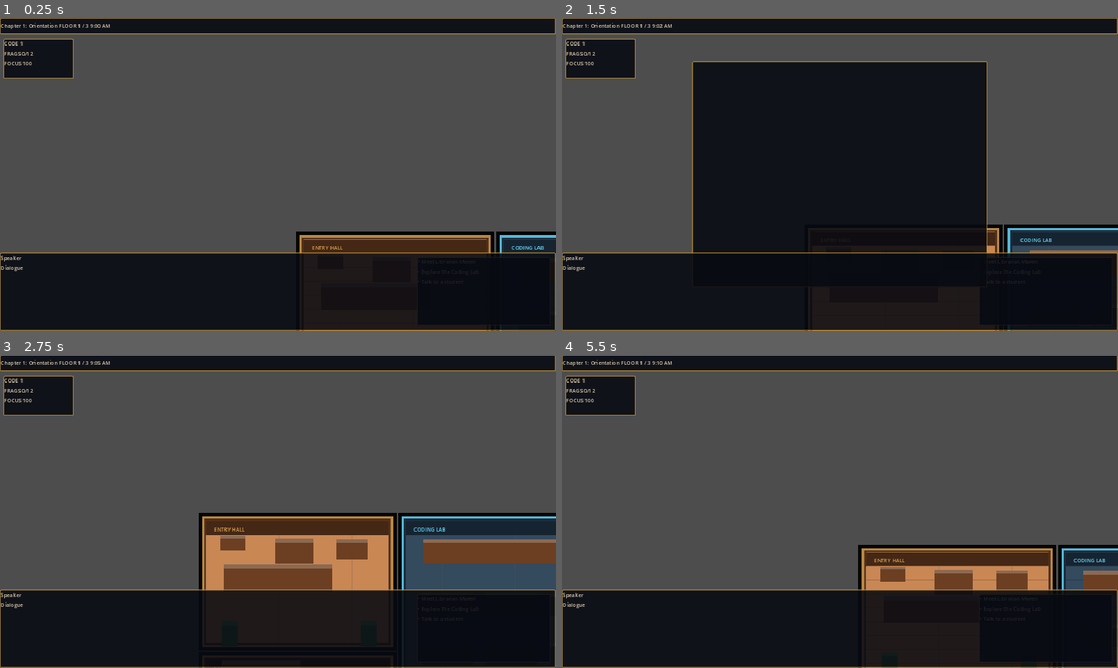
Above: before the commit, frames 1-4 (two rows, left to right).
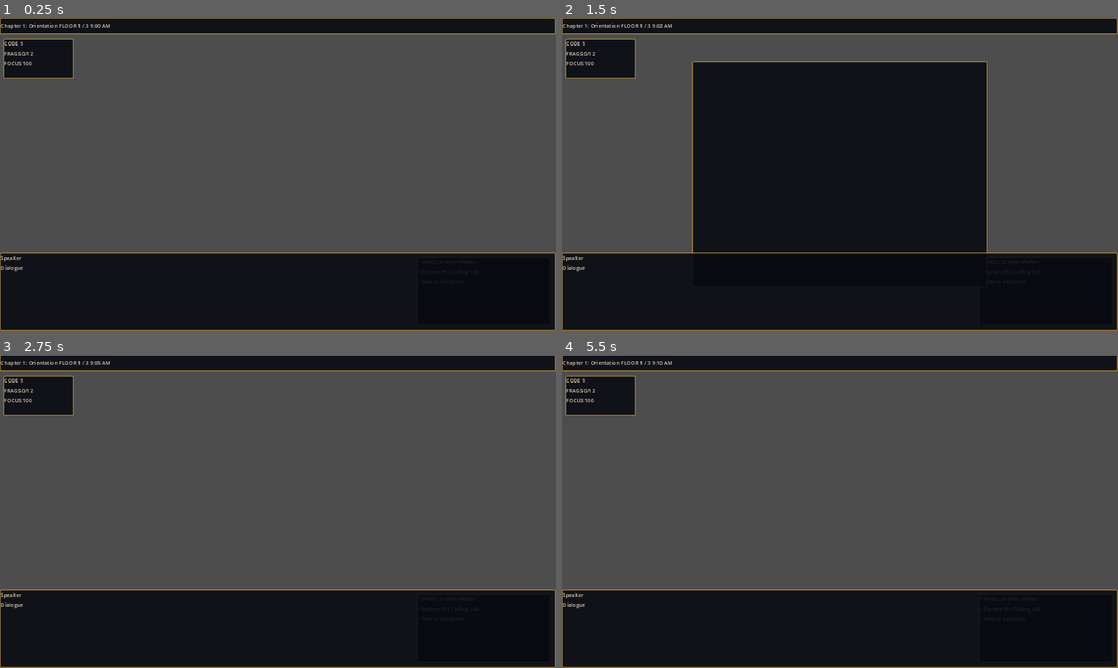
Above: after the commit, the same moments.

Repository: Cryddd/Harrow-Library
Game: Godot game, scene res://scenes/Main.tscn
Two runs of this game, one before a commit and one after it. Both use one fixed random seed, a clock stepped at 60 frames per second and the inputs below.
Inputs:
- Up to frame 1 (0.25 s): no input
- Up to frame 2 (1.5 s): tap Enter at 0.5 s; hold D (move_right) 0.53-1.28 s; hold Tab (files) 0.53-1.28 s; hold S (move_down) from 1.28 s (still down); tap E (interact) at 1.35 s
- Up to frame 3 (2.75 s): release S (move_down) at 2.03 s; hold D (move_right) from 2.03 s (still down); hold Tab (files) from 2.03 s (still down)
- Up to frame 4 (5.5 s): release D (move_right) at 2.78 s; release Tab (files) at 2.78 s; hold W (move_up) 2.78-3.53 s; tap E (interact) at 2.85, 4.35 s; hold Tab (files) 3.53-4.28 s; hold A (move_left) 3.53-5.03 s; hold S (move_down) from 5.03 s (still down); hold Tab (files) from 5.03 s (still down)

The runs differ from the first frame. In frame 1, 3.2% of the frame differs, in the area x 53-100%, y 68-100%; in frame 2, 2.2%; in frame 3, 16%, in the area x 35-100%, y 50-100%; in frame 4, 6.7%.
Error after the commit: Parse Error: Function "_draw_rug()" not found in base self. (res://scripts/world/FloorBase.gd:85)

Commit message:
PHASE 2: s1

Diff:
--- a/scripts/world/EnvironmentCatalog.gd
+++ b/scripts/world/EnvironmentCatalog.gd
@@ -39,14 +39,26 @@
 				_prop("digital_directory", Rect2(360, 192, 72, 46), "screen"),
 				_prop("university_emblem", Rect2(218, 190, 88, 58), "display"),
 				_prop("trophy_case", Rect2(92, 184, 58, 34), "glass"),
+				_prop("entry_banner", Rect2(126, 166, 232, 24), "banner"),
+				_prop("visitor_bench", Rect2(110, 350, 120, 30), "bench"),
+				_prop("campus_kiosk", Rect2(384, 280, 46, 74), "kiosk"),
+				_prop("recycling_bin", Rect2(390, 360, 26, 30), "bin"),
 				_prop("plant", Rect2(96, 380, 36, 58), "plant"),
 				_prop("plant", Rect2(416, 380, 36, 58), "plant"),
+				_prop("sun_window_a", Rect2(378, 192, 62, 42), "window"),
+				_prop("wall_lamp_entry_a", Rect2(86, 176, 22, 32), "lamp"),
+				_prop("wall_lamp_entry_b", Rect2(434, 176, 22, 32), "lamp"),
 				_prop("stacks_a", Rect2(86, 542, 74, 254), "bookshelf"),
 				_prop("stacks_b", Rect2(178, 542, 74, 254), "bookshelf"),
 				_prop("stacks_c", Rect2(270, 542, 74, 254), "bookshelf"),
+				_prop("rolling_ladder_general", Rect2(330, 555, 28, 230), "ladder"),
+				_prop("catalog_terminal", Rect2(386, 610, 54, 64), "kiosk"),
 				_prop("open_book_table", Rect2(96, 470, 180, 58), "table"),
+				_prop("stack_corner_chair", Rect2(366, 742, 46, 42), "reading_chair"),
 				_prop("live_dashboard", Rect2(560, 192, 318, 56), "screen"),
 				_prop("algorithm_board", Rect2(900, 190, 144, 78), "whiteboard"),
+				_prop("network_rack", Rect2(1014, 310, 42, 182), "server_rack"),
+				_prop("debug_wall", Rect2(552, 276, 430, 28), "debug_wall"),
 				_prop("debug_station_1", Rect2(556, 316, 118, 52), "workstation"),
 				_prop("debug_station_2", Rect2(704, 316, 118, 52), "workstation"),
 				_prop("debug_station_3", Rect2(852, 316, 118, 52), "workstation_error"),
@@ -58,30 +70,55 @@
 				_prop("debug_station_9", Rect2(852, 544, 118, 52), "workstation"),
 				_prop("brainstorm_table", Rect2(590, 748, 180, 58), "table"),
 				_prop("pair_programming_table", Rect2(818, 748, 180, 58), "table"),
+				_prop("sticky_note_wall", Rect2(992, 718, 58, 96), "sticky_wall"),
+				_prop("charging_bar", Rect2(548, 858, 210, 20), "charging_bar"),
+				_prop("collab_rug", Rect2(570, 716, 470, 170), "rug"),
 				_prop("study_carrel_a", Rect2(1160, 242, 76, 40), "workstation_dim"),
 				_prop("study_carrel_b", Rect2(1260, 242, 76, 40), "workstation_dim"),
 				_prop("study_carrel_c", Rect2(1360, 242, 76, 40), "workstation_dim"),
+				_prop("quiet_sofa", Rect2(1180, 382, 118, 56), "sofa"),
+				_prop("reading_lamp_quiet", Rect2(1408, 360, 28, 58), "floor_lamp"),
 				_prop("archive_shelf_a", Rect2(1166, 548, 72, 246), "archive_shelf"),
 				_prop("archive_shelf_b", Rect2(1260, 548, 72, 246), "archive_shelf"),
 				_prop("archive_shelf_c", Rect2(1354, 548, 72, 246), "archive_shelf"),
 				_prop("archive_shelf_d", Rect2(1448, 548, 72, 246), "archive_shelf"),
+				_prop("archive_rolling_ladder", Rect2(1516, 552, 30, 240), "ladder"),
+				_prop("rare_thesis_case", Rect2(1184, 806, 188, 42), "glass"),
 				_prop("archive_c_terminal", Rect2(1564, 554, 68, 90), "system_terminal"),
 				_prop("staff_only_door", Rect2(1614, 650, 66, 118), "locked_door"),
+				_prop("reading_table_a", Rect2(100, 936, 210, 58), "table"),
+				_prop("reading_table_b", Rect2(370, 936, 210, 58), "table"),
+				_prop("reading_table_c", Rect2(640, 936, 210, 58), "table"),
+				_prop("reading_table_d", Rect2(910, 936, 210, 58), "table"),
+				_prop("reading_table_e", Rect2(1180, 936, 210, 58), "table"),
+				_prop("reading_table_f", Rect2(1450, 936, 210, 58), "table"),
 			]
 		2:
 			return [
 				_prop("software_lab_rows", Rect2(86, 226, 418, 292), "workstation_cluster"),
 				_prop("sprint_board", Rect2(82, 534, 210, 64), "whiteboard"),
+				_prop("agile_sticky_wall", Rect2(322, 526, 178, 70), "sticky_wall"),
+				_prop("printer_station", Rect2(474, 160, 54, 56), "printer"),
+				_prop("glass_meeting_room", Rect2(70, 152, 212, 50), "glass_partition"),
 				_prop("neural_net_wall", Rect2(632, 174, 268, 94), "neural_display"),
 				_prop("gpu_cluster", Rect2(636, 434, 96, 134), "server_rack"),
 				_prop("robotics_table", Rect2(890, 246, 238, 292), "research_cluster"),
+				_prop("robot_prototype", Rect2(780, 410, 70, 82), "robot"),
+				_prop("vr_station", Rect2(1040, 174, 70, 58), "vr_station"),
 				_prop("lounge_sofa_a", Rect2(1246, 220, 130, 76), "sofa"),
 				_prop("lounge_sofa_b", Rect2(1542, 220, 130, 76), "sofa"),
 				_prop("coffee_table", Rect2(1412, 272, 86, 54), "table"),
+				_prop("lounge_rug", Rect2(1232, 198, 446, 354), "rug"),
+				_prop("water_dispenser", Rect2(1650, 504, 34, 64), "water_dispenser"),
+				_prop("campus_awards", Rect2(1510, 152, 136, 48), "display"),
+				_prop("project_showcase", Rect2(86, 700, 410, 72), "display_case"),
 				_prop("presentation_screen", Rect2(640, 676, 310, 58), "screen"),
 				_prop("audience_seats", Rect2(660, 770, 360, 120), "chairs"),
+				_prop("presentation_stage", Rect2(620, 646, 520, 28), "stage"),
+				_prop("demo_pc_a", Rect2(1112, 724, 42, 68), "kiosk"),
 				_prop("final_puzzle_terminal", Rect2(990, 690, 68, 90), "system_terminal"),
 				_prop("system7_annex_terminal", Rect2(1634, 700, 68, 90), "system_terminal"),
+				_prop("annex_cable_tray", Rect2(1238, 830, 392, 20), "cable_tray"),
 			]
 		3:
 			return [
@@ -89,10 +126,16 @@
 				_prop("redacted_whiteboard_b", Rect2(430, 210, 310, 66), "whiteboard_redacted"),
 				_prop("dead_terminal_row", Rect2(90, 328, 648, 70), "dead_terminals"),
 				_prop("abandoned_desks", Rect2(86, 420, 564, 176), "broken_desks"),
+				_prop("scattered_papers", Rect2(110, 630, 520, 74), "paper_field"),
+				_prop("emergency_light", Rect2(682, 144, 42, 24), "warning_light"),
 				_prop("system7_core", Rect2(870, 410, 200, 180), "core_terminal"),
+				_prop("core_cable_ring", Rect2(806, 348, 320, 320), "cable_ring"),
 				_prop("restricted_archive_shelves", Rect2(1208, 218, 438, 204), "archive_shelf_cluster"),
+				_prop("sealed_vault", Rect2(1622, 232, 58, 166), "locked_door"),
 				_prop("kai_desk", Rect2(1218, 592, 260, 74), "desk"),
 				_prop("kai_echo_terminal", Rect2(1408, 570, 68, 90), "system_terminal"),
+				_prop("memory_notes", Rect2(1228, 688, 222, 68), "paper_field"),
+				_prop("broken_lamp", Rect2(1504, 642, 36, 44), "broken_lamp"),
 			]
 	return []
 
--- a/scripts/world/FloorBase.gd
+++ b/scripts/world/FloorBase.gd
@@ -37,6 +37,7 @@
 	parent.add_child(floor)
 	var header := _rect_node(Rect2(rect.position, Vector2(rect.size.x, 32.0)), wall_color.darkened(0.18))
 	parent.add_child(header)
+	_draw_room_architecture(parent, rect, accent, wall_color)
 	var title := Label.new()
 	title.text = String(room.get("name", "Room")).to_upper()
 	title.position = rect.position + Vector2(18, 10)
@@ -61,19 +62,87 @@
 func _draw_prop(parent: Node2D, prop: Dictionary) -> void:
 	var rect: Rect2 = prop.get("rect", Rect2())
 	var kind := String(prop.get("kind", "prop"))
-	var color := _prop_color(kind)
-	var body := _rect_node(rect, color)
-	body.name = String(prop.get("id", "Prop"))
-	parent.add_child(body)
+	_draw_prop_shape(parent, rect, kind, String(prop.get("id", "Prop")))
 	_add_prop_collision(prop)
-	var top := _rect_node(Rect2(rect.position, Vector2(rect.size.x, maxf(3.0, rect.size.y * 0.16))), color.lightened(0.22))
-	parent.add_child(top)
 	if kind.contains("screen") or kind.contains("terminal") or kind.contains("workstation") or kind.contains("server"):
 		_draw_glow(parent, rect.get_center(), _glow_color(kind), maxf(rect.size.x, rect.size.y) * 0.55)
 	if kind.contains("bookshelf") or kind.contains("archive_shelf"):
 		_draw_books(parent, rect)
 	if kind.contains("whiteboard") or kind == "neural_display":
 		_draw_board_marks(parent, rect, kind)
+
+func _draw_room_architecture(parent: Node2D, rect: Rect2, accent: Color, wall_color: Color) -> void:
+	var pillar_color := wall_color.lightened(0.18)
+	for x in [rect.position.x + 18.0, rect.end.x - 34.0]:
+		parent.add_child(_rect_node(Rect2(x, rect.position.y + 34.0, 16.0, rect.size.y - 50.0), pillar_color.darkened(0.15)))
+		parent.add_child(_rect_node(Rect2(x + 2.0, rect.position.y + 36.0, 4.0, rect.size.y - 54.0), pillar_color.lightened(0.18)))
+	for x in range(int(rect.position.x + 72.0), int(rect.end.x - 80.0), 168):
+		parent.add_child(_rect_node(Rect2(x, rect.position.y + 9.0, 44.0, 11.0), accent.lightened(0.2)))
+		_draw_glow(parent, Vector2(x + 22.0, rect.position.y + 32.0), accent.lightened(0.28), 42.0)
+
+func _draw_prop_shape(parent: Node2D, rect: Rect2, kind: String, id: String) -> void:
+	if kind == "rug":
+		_draw_rug(parent, rect)
+		return
+	if kind == "plant":
+		_draw_plant(parent, rect)
+		return
+	if kind == "lamp" or kind == "floor_lamp" or kind == "broken_lamp":
+		_draw_lamp(parent, rect, kind)
+		return
+	if kind == "window":
+		_draw_window(parent, rect)
+		return
+	if kind == "banner":
+		_draw_banner(parent, rect)
+		return
+	if kind == "bench" or kind == "sofa" or kind == "reading_chair" or kind == "chairs":
+		_draw_seating(parent, rect, kind)
+		return
+	if kind == "bookshelf" or kind == "archive_shelf" or kind == "archive_shelf_cluster":
+		_draw_shelf_case(parent, rect, kind)
+		return
+	if kind.contains("workstation") or kind == "workstation_cluster" or kind == "research_cluster":
+		_draw_workstations(parent, rect, kind)
+		return
+	if kind == "screen" or kind == "system_terminal" or kind == "core_terminal" or kind == "dead_terminals" or kind == "kiosk":
+		_draw_terminal(parent, rect, kind)
+		return
+	if kind == "whiteboard" or kind == "whiteboard_redacted" or kind == "neural_display" or kind == "debug_wall" or kind == "sticky_wall":
+		_draw_board(parent, rect, kind)
+		return
+	if kind == "server_rack":
+		_draw_server_rack(parent, rect)
+		return
+	if kind == "glass" or kind == "display" or kind == "display_case" or kind == "glass_partition":
+		_draw_display_case(parent, rect, kind)
+		return
+	if kind == "ladder":
+		_draw_ladder(parent, rect)
+		return
+	if kind == "locked_door":
+		_draw_locked_door(parent, rect)
+		return
+	if kind == "robot":
+		_draw_robot(parent, rect)
+		return
+	if kind == "paper_field":
+		_draw_paper_field(parent, rect)
+		return
+	if kind == "cable_ring" or kind == "cable_tray":
+		_draw_cables(parent, rect, kind)
+		return
+	if kind == "stage":
+		_draw_stage(parent, rect)
+		return
+	if kind == "printer" or kind == "water_dispenser" or kind == "bin" or kind == "charging_bar" or kind == "vr_station" or kind == "warning_light":
+		_draw_small_fixture(parent, rect, kind)
+		return
+	var color := _prop_color(kind)
+	var body := _rect_node(rect, color)
+	body.name = id
+	parent.add_child(body)
+	parent.add_child(_rect_node(Rect2(rect.position, Vector2(rect.size.x, maxf(3.0, rect.size.y * 0.16))), color.lightened(0.22)))
 
 func _draw_books(parent: Node2D, rect: Rect2) -> void:
 	var colors := [Color("#c94b3b"), Color("#2f7db8"), Color("#40a35d"), Color("#d19b35"), Color("#8c5cc4"), Color("#24b5a6")]
